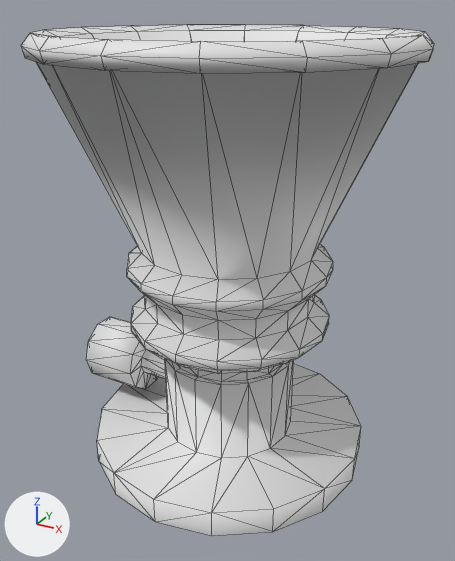
The COLLADA model webapp/public/vl/models/kuka/kuka-vacuum-gripper.dae as it was, and as the next commit left it.
Both versions are drawn from a 50 mm lens placed at (0.672, -1.23, 1.079), pointed at (0.005, -0.017, 0.473). The lights are fixed; the arrows at lower left show +X, +Y and +Z. Mesh edges are drawn as thin lines. Where no turn or scale is listed for an object, it has been applied to the vertices.

Names of what the first picture shows: 'gripperPlug', 'kukaVacuumGripper'.
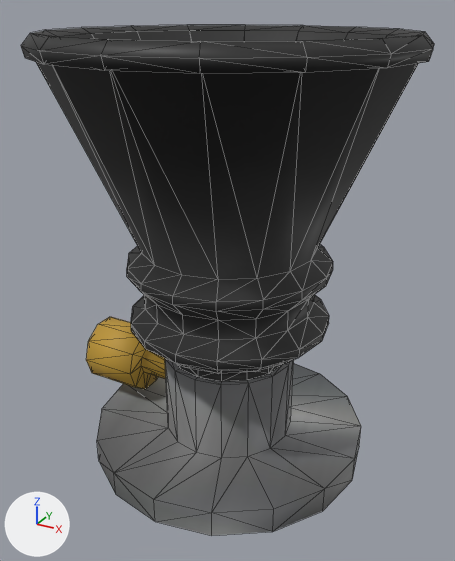
Boxes (x1, y1, x2, y2) around the edits, measured in the pictures (455 x 561 px):
'kukaVacuumGripper', recoloured, surface changed
    both: (21, 25, 434, 536)
'gripperPlug', recoloured (white to brown)
    both: (86, 317, 166, 389)

What changed in the scene script:
```text
Add img_kukavacuumgripper_jpg:
    img_kukavacuumgripper_jpg = load_image('kukaVacuumGripper.jpg', 'kukaVacuumGripper.jpg', 512, 512, 'sRGB')
Add mat_gripperplugmaterial:
    mat_gripperplugmaterial = principled_material('gripperPlugMaterial')
    mat_gripperplugmaterial.base_color = (0.538, 0.32, 0.0356)  # yellow #c29935
    mat_gripperplugmaterial.roughness = 0.65
Add mat_kukavacuumgrippermaterial:
    mat_kukavacuumgrippermaterial = principled_material('kukaVacuumGripperMaterial')
    mat_kukavacuumgrippermaterial.texture = img_kukavacuumgripper_jpg
    mat_kukavacuumgrippermaterial.roughness = 0.54
Change me_circle_006:
    where me_circle_006.from_pydata(...)  # 320 vertices, 622 faces; spans x -0.416..0.415, y -0.415..0.415, z 0.0..1.028
    used by ob_kukavacuumgripper; location = (0.0, 0.0, 0.0)
    me_circle_006 part 1: texture (UV) coordinates changed
    add me_circle_006.materials.append(mat_kukavacuumgrippermaterial)  # picture img_kukavacuumgripper_jpg
Change me_cylinder_001:
    where me_cylinder_001.from_pydata(...)  # 40 vertices, 76 faces; spans x 0.0..0.265, y -0.088..0.088, z -0.083..0.083
    add me_cylinder_001.materials.append(mat_gripperplugmaterial)  # yellow #c29935
```
